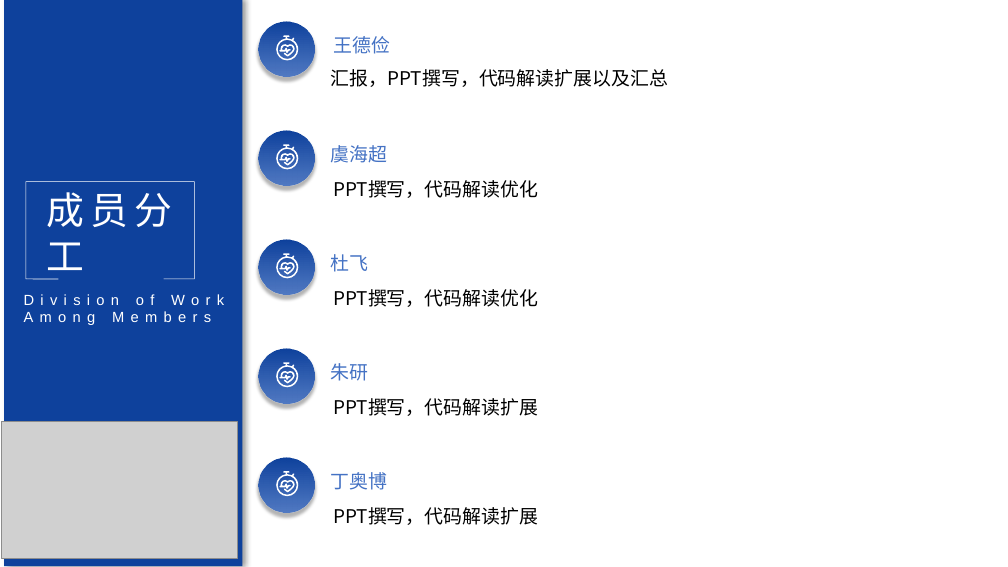
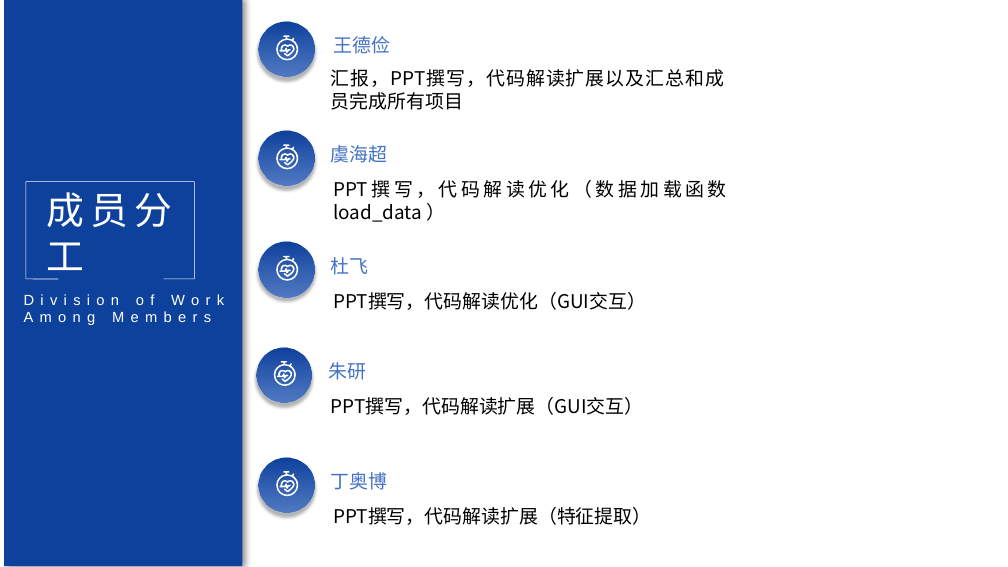
Before and after one commit to donk8/voice-recognition, a slide deck: slide 33 of Python期末答辩.pptx. Drawn at 1008x567 pixels with LibreOffice and Linux fonts; fonts in the diff are those of the drawing; grey boxes stand for pictures. Boxes give left, top, right and bottom in pixels: in the first picture for what was removed or moved away, otherwise in the second. Text is boxed around its words. In the diff, an @@ line names an element or a change of style, - is before the commit and + after.

```diff
--- a/Python期末答辩.pptx
+++ b/Python期末答辩.pptx
@@ text at (331, 69, 724, 110): text changed @@
-汇报，PPT撰写，代码解读扩展以及汇总
+汇报，PPT撰写，代码解读扩展以及汇总和成员完成所有项目
@@ text at (333, 180, 727, 222): text changed @@
-PPT撰写，代码解读优化
+PPT撰写，代码解读优化（数据加载函数load_data ）
@@ freeform shape at (276, 256, 298, 281): outline redrawn @@
@@ text at (333, 292, 646, 310): text changed @@
-PPT撰写，代码解读优化
+PPT撰写，代码解读优化（GUI交互）
@@ freeform shape at (274, 361, 296, 386): outline redrawn @@
@@ text at (331, 397, 644, 415): text changed @@
-PPT撰写，代码解读扩展
+PPT撰写，代码解读扩展（GUI交互）
@@ picture removed at (2, 421, 237, 558) @@
@@ text at (333, 507, 651, 525): text changed @@
-PPT撰写，代码解读扩展
+PPT撰写，代码解读扩展（特征提取）
```
Also in this commit, not shown: 11 other slides changed.
